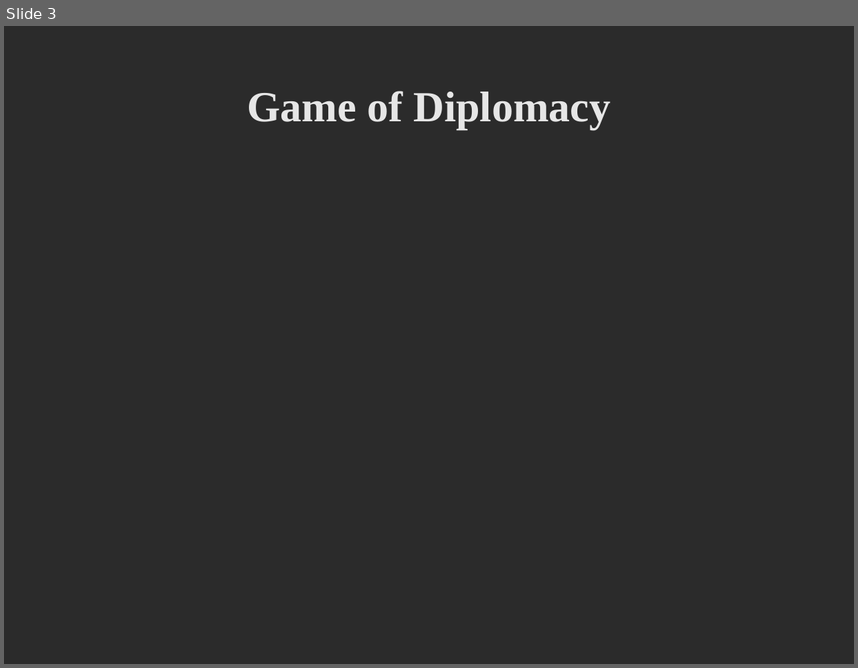
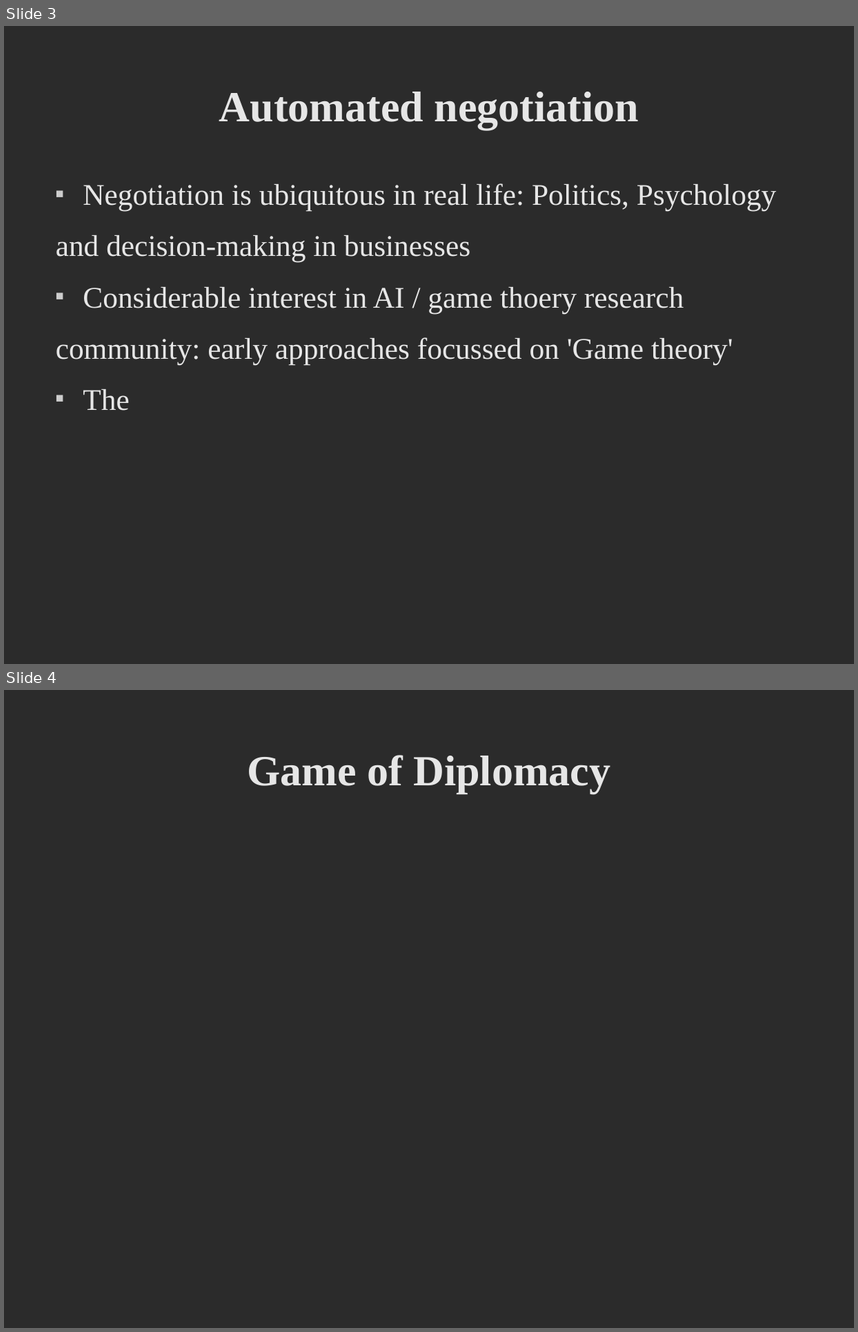
Before and after one commit to deltaluca/flappy, a slide deck: Presentation/ProjectDemonstration.odp. Shown one above the other, each under a label of ours: slide 3 before the commit, slides 3 and 4 after it. The pictures are 858x668 and 858x1332 pixels, drawn with LibreOffice and Linux fonts; fonts in the diff are those of the drawing; background and template pictures are left out; a plain dark background stands for a picture behind light text. Boxes give left, top, right and bottom in pixels: in the first picture for what was removed or moved away, otherwise in the second. Text is boxed around its words. In the diff, an @@ line names an element or a change of style, - is before the commit and + after.

```diff
--- a/Presentation/ProjectDemonstration.odp
+++ b/Presentation/ProjectDemonstration.odp
@@ slide 3 added at (4,26,854,664), background picture (left out) @@
@@ title added at (219,92,639,129), 40 pt, text #E6E6E6, bold @@
+Automated negotiation
@@ text added at (56,183,777,410), 28 pt, text #E6E6E6 @@
+■ Negotiation is ubiquitous in real life: Politics, Psychology
+and decision-making in businesses
+■ Considerable interest in AI / game thoery research
+community: early approaches focussed on 'Game theory'
+■ The
@@ what was slide 3 is now slide 4 @@
```
Also in this commit, not shown: 2 slides changed, 6 other slides added, 1 slide removed, 7 other files.
